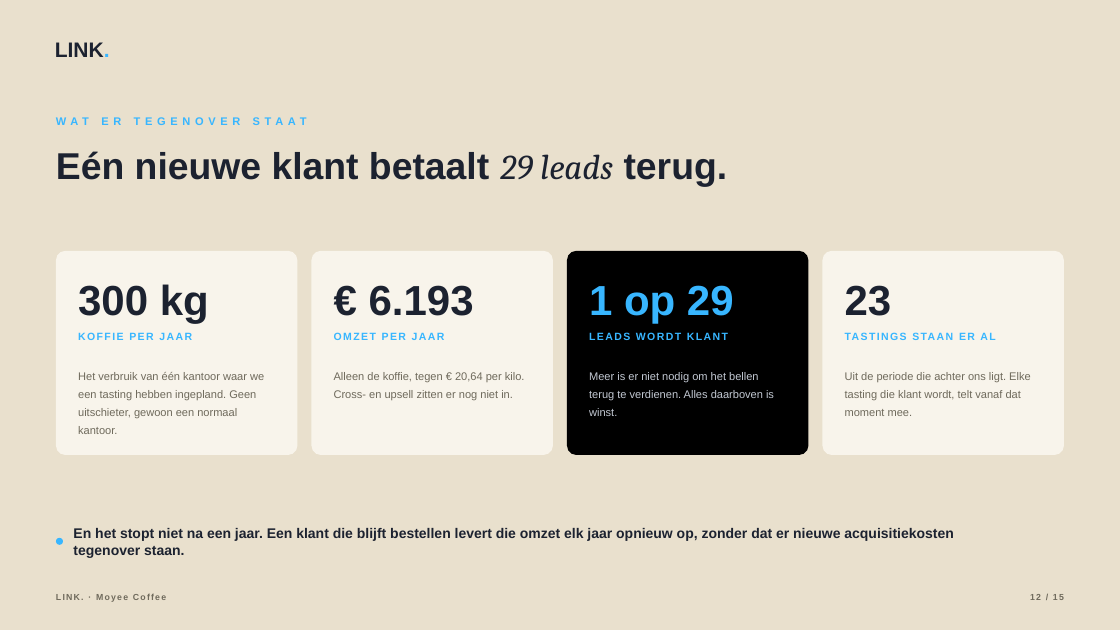
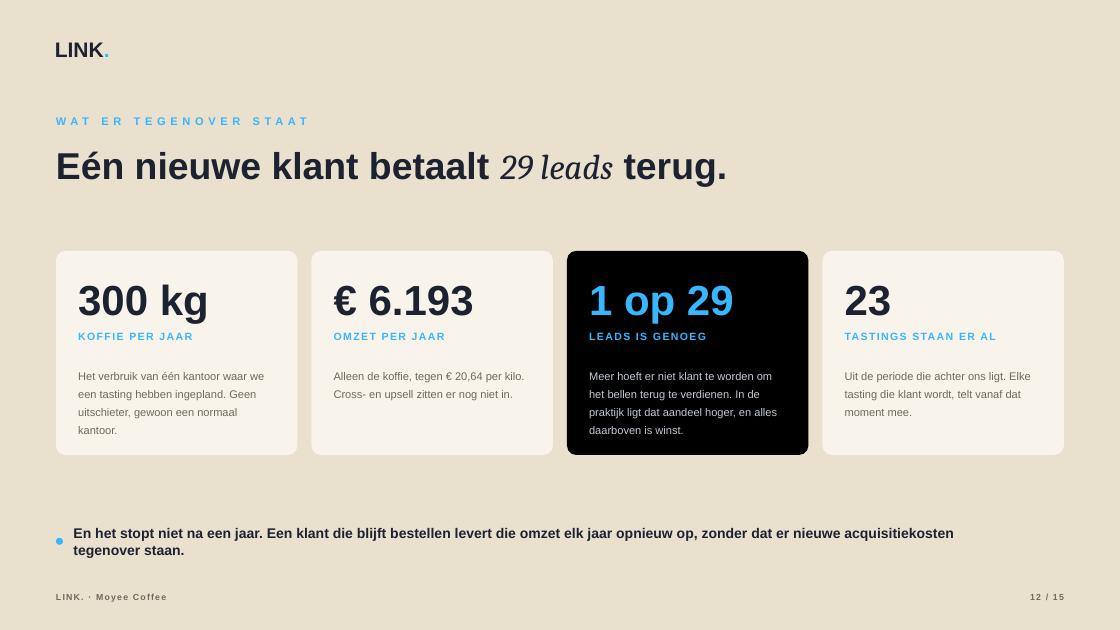
Before and after one commit to hens-lang/Test, a slide deck: slide 12 of output/LINK. voorstel Moyee Coffee.pptx. Drawn at 1120x630 pixels with LibreOffice and Linux fonts; fonts in the diff are those of the drawing. Boxes give left, top, right and bottom in pixels: in the first picture for what was removed or moved away, otherwise in the second. Text is boxed around its words. In the diff, an @@ line names an element or a change of style, - is before the commit and + after.

```diff
--- a/output/LINK. voorstel Moyee Coffee.pptx
+++ b/output/LINK. voorstel Moyee Coffee.pptx
@@ text at [589, 332, 706, 340]: text changed @@
-LEADS WORDT KLANT
+LEADS IS GENOEG
@@ text at [589, 372, 777, 434]: text changed @@
-Meer is er niet nodig om het bellen terug te verdienen. Alles daarboven is winst.
+Meer hoeft er niet klant te worden om het bellen terug te verdienen. In de praktijk ligt dat aandeel hoger, en alles daarboven is winst.
```
Also in this commit, not shown: 8 other files.
